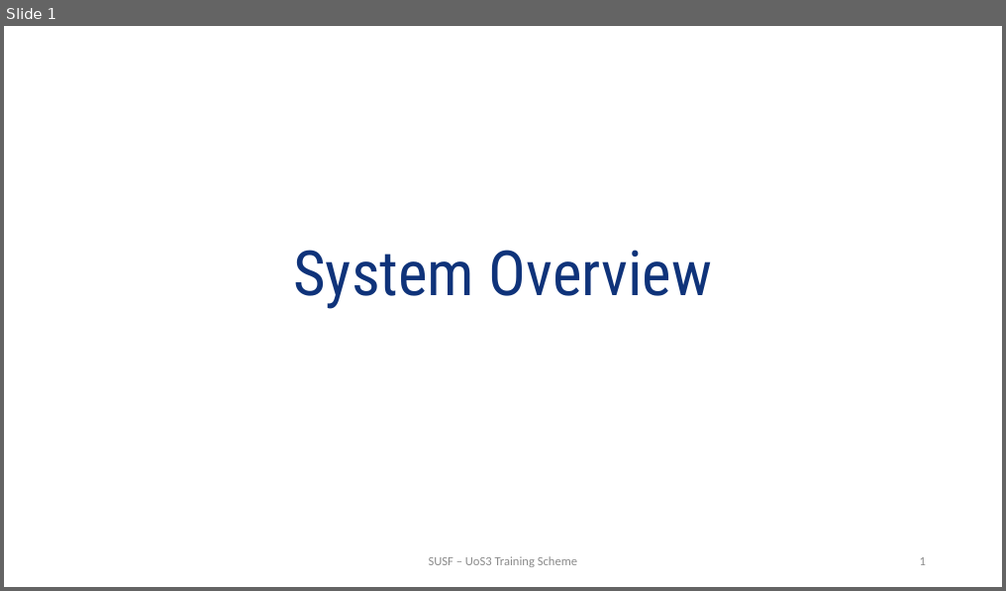
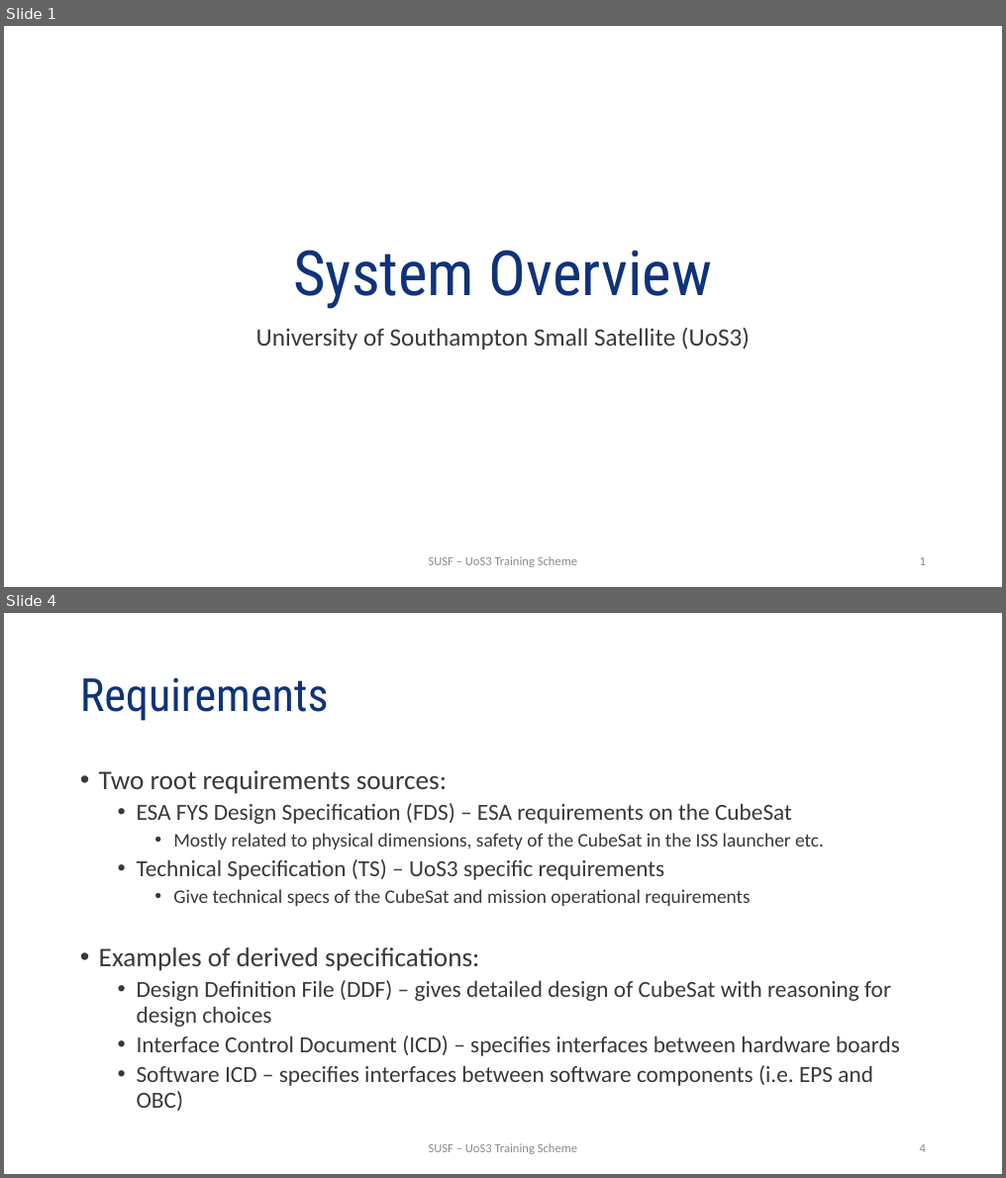
Before and after one commit to uos3/training-scheme, a slide deck: platform/UTS_SystemOverview.pptx. Shown one above the other, each under a label of ours: slide 1 before the commit, slides 1 and 4 after it; the slides between them are not shown. The pictures are 1006x591 and 1006x1178 pixels, drawn with LibreOffice and Linux fonts; fonts in the diff are those of the drawing; background and template pictures are left out. Boxes give left, top, right and bottom in pixels: in the first picture for what was removed or moved away, otherwise in the second. Text is boxed around its words. In the diff, an @@ line names an element or a change of style, - is before the commit and + after.

```diff
--- a/platform/UTS_SystemOverview.pptx
+++ b/platform/UTS_SystemOverview.pptx
@@ slide 4 added at [4, 613, 1002, 1174], background #FFFFFF @@
@@ title added at [80, 677, 329, 721], 44 pt, text #0F337A @@
+Requirements
@@ text added at [99, 770, 900, 1111], 22.2 pt, text #3B3838 @@
+• Two root requirements sources:
+  • ESA FYS Design Specification (FDS) – ESA requirements on the CubeSat
+    • Mostly related to physical dimensions, safety of the CubeSat in the ISS launcher etc.
+  • Technical Specification (TS) – UoS3 specific requirements
+    • Give technical specs of the CubeSat and mission operational requirements
+• Examples of derived specifications:
+  • Design Definition File (DDF) – gives detailed design of CubeSat with reasoning for design choices
+  • Interface Control Document (ICD) – specifies interfaces between hardware boards
+  • Software ICD – specifies interfaces between software components (i.e. EPS and OBC)
@@ text added at [429, 1144, 577, 1155], 12 pt, text #8C8C8C @@
+SUSF – UoS3 Training Scheme
@@ page number added at [920, 1145, 926, 1153], 12 pt, text #8C8C8C @@
+4
@@ slide 1 changed as well @@
@@ subtitle added at [256, 327, 749, 350], 24 pt, text #3B3838 @@
+University of Southampton Small Satellite (UoS3)
```
Also in this commit, not shown: 5 other slides added.
